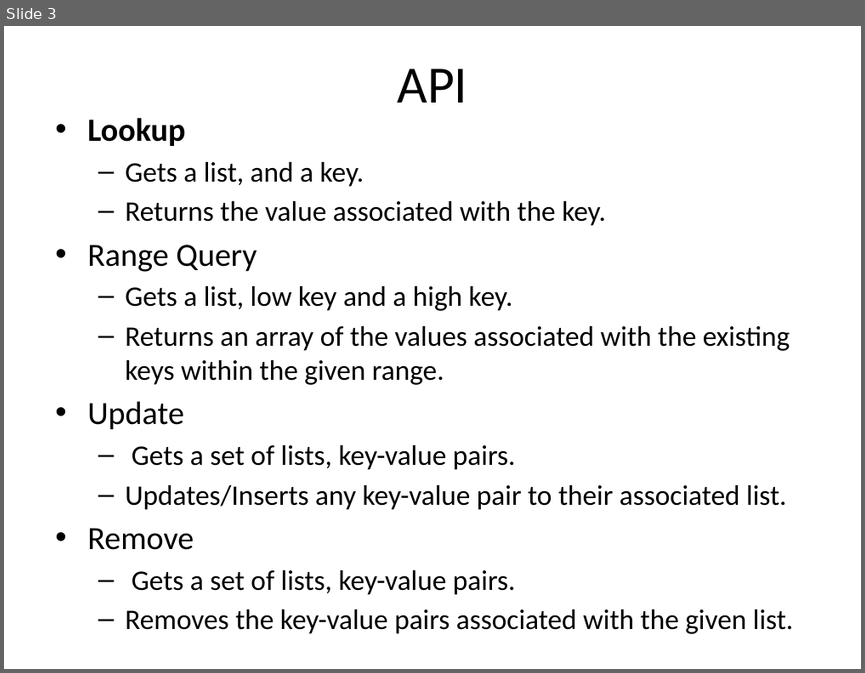
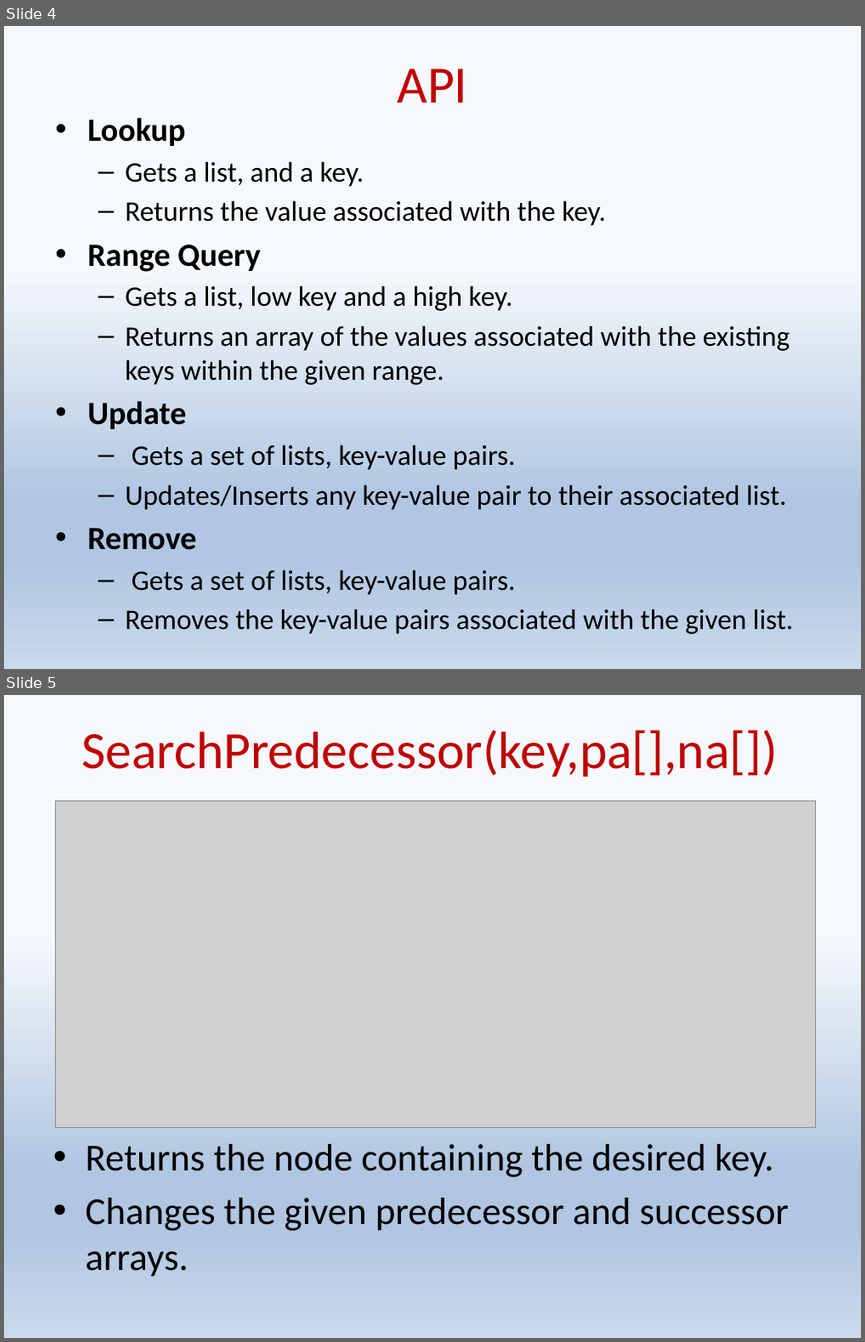
Before and after one commit to shaypele/LeapList, a slide deck: Leaplist.pptx. Shown one above the other, each under a label of ours: slide 3 before the commit, slides 4 and 5 after it. The pictures are 865x673 and 865x1342 pixels, drawn with LibreOffice and Linux fonts; fonts in the diff are those of the drawing; grey boxes stand for pictures. Boxes give left, top, right and bottom in pixels: in the first picture for what was removed or moved away, otherwise in the second. Text is boxed around its words. In the diff, an @@ line names an element or a change of style, - is before the commit and + after.

```diff
--- a/Leaplist.pptx
+++ b/Leaplist.pptx
@@ slide 5 added at <box>4,695,861,1338</box>, background gradient #F6F9FC to #B0C6E1 to #CAD9EB @@
@@ title added at <box>81,730,778,777</box>, 44 pt, text #C00000 @@
+SearchPredecessor(key,pa[],na[])
@@ picture added at <box>55,800,817,1127</box> @@
@@ text added at <box>86,1144,789,1276</box>, 32 pt, text #000000 @@
+• Returns the node containing the desired key.
+• Changes the given predecessor and successor arrays.
@@ what was slide 3 is now slide 4 @@
@@ slide 4 changed as well @@
@@ background #FFFFFF to gradient #F6F9FC to #B0C6E1 to #CAD9EB @@
@@ title "API" at <box>397,68,467,102</box>: text colour #000000 to #C00000 @@
@@ text at <box>87,244,260,550</box>: bold on in "Range Query", "Update", "Remove" @@
```
Also in this commit, not shown: 2 other slides changed, 7 other slides added, 1 other file.
